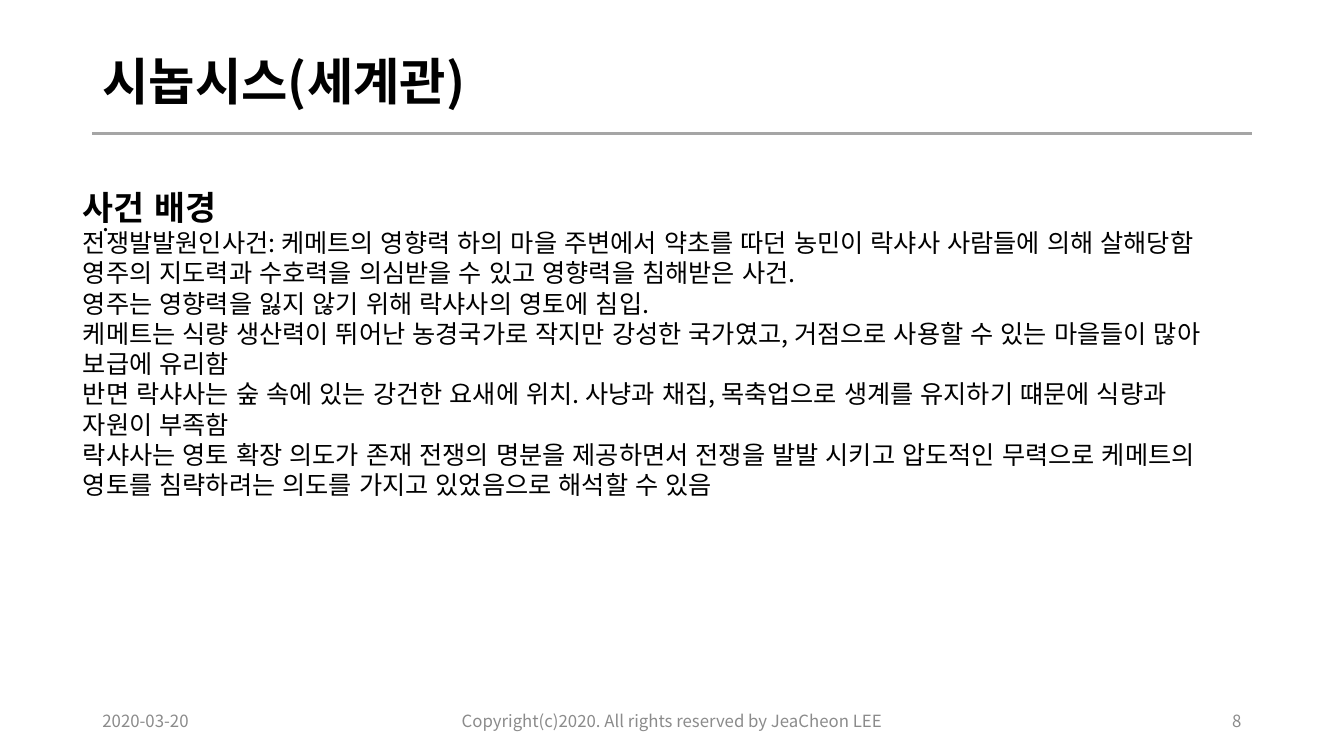
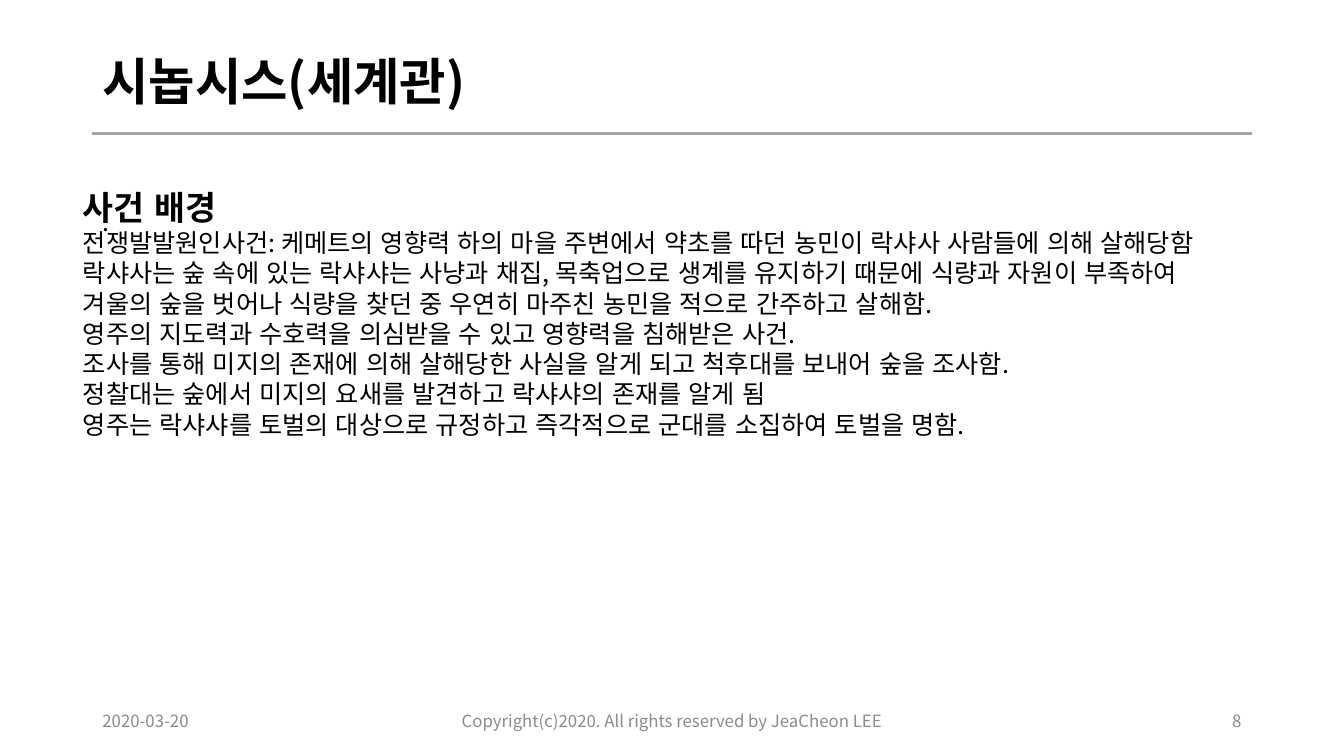
Before and after one commit to lee1030cjs/SemiProject_ActionRPG, a slide deck: slide 8 of 01.Document/01.컨셉기획/[SemiProject1]20200320_ActionRPG_concept_design_이재천_ver0.1.pptx. Drawn at 1344x756 pixels with LibreOffice and Linux fonts; fonts in the diff are those of the drawing. Boxes give left, top, right and bottom in pixels: in the first picture for what was removed or moved away, otherwise in the second. Text is boxed around its words. In the diff, an @@ line names an element or a change of style, - is before the commit and + after.

```diff
--- a/01.Document/01.컨셉기획/[SemiProject1]20200320_ActionRPG_concept_design_이재천_ver0.1.pptx
+++ b/01.Document/01.컨셉기획/[SemiProject1]20200320_ActionRPG_concept_design_이재천_ver0.1.pptx
@@ text at [83,261,1177,315]: paragraph added @@
+락샤사는 숲 속에 있는 락샤샤는 사냥과 채집, 목축업으로 생계를 유지하기 때문에 식량과 자원이 부족하여 겨울의 숲을 벗어나 식량을 찾던 중 우연히 마주친 농민을 적으로 간주하고 살해함.
@@ text at [83,352,1010,436]: text changed @@
-영주는 영향력을 잃지 않기 위해 락샤사의 영토에 침입.
-케메트는 식량 생산력이 뛰어난 농경국가로 작지만 강성한 국가였고, 거점으로 사용할 수 있는 마을들이 많아 보급에 유리함
-반면 락샤사는 숲 속에 있는 강건한 요새에 위치. 사냥과 채집, 목축업으로 생계를 유지하기 떄문에 식량과 자원이 부족함
-락샤사는 영토 확장 의도가 존재 전쟁의 명분을 제공하면서 전쟁을 발발 시키고 압도적인 무력으로 케메트의 영토를 침략하려는 의도를 가지고 있었음으로 해석할 수 있음
+조사를 통해 미지의 존재에 의해 살해당한 사실을 알게 되고 척후대를 보내어 숲을 조사함.
+정찰대는 숲에서 미지의 요새를 발견하고 락샤샤의 존재를 알게 됨
+영주는 락샤샤를 토벌의 대상으로 규정하고 즉각적으로 군대를 소집하여 토벌을 명함.
```
Also in this commit, not shown: 9 other slides changed, 1 slide added, 2 other files.
